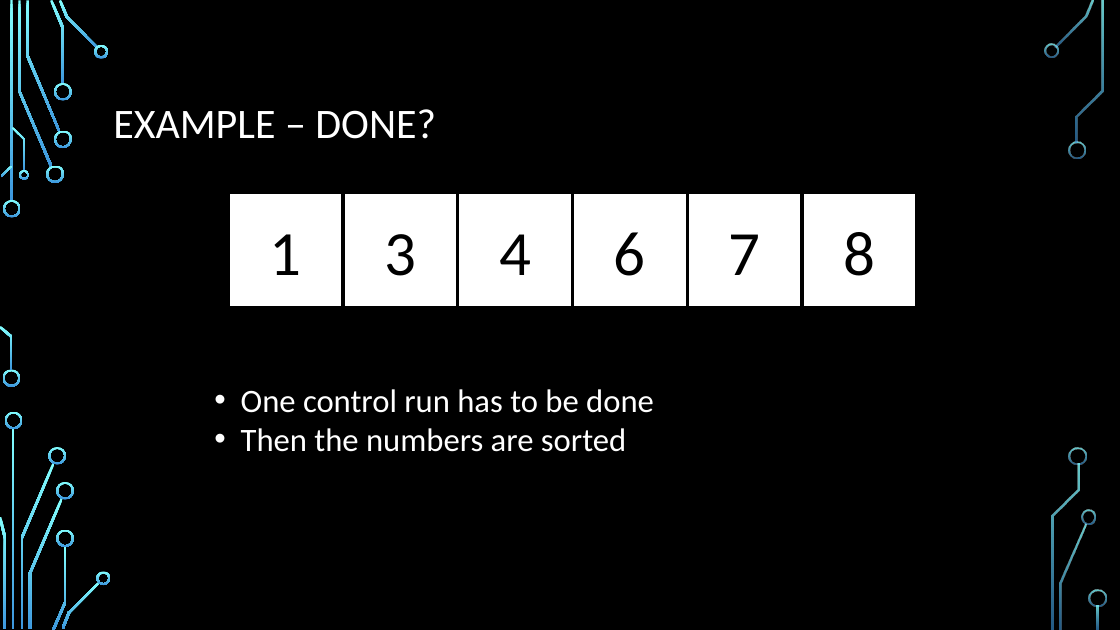
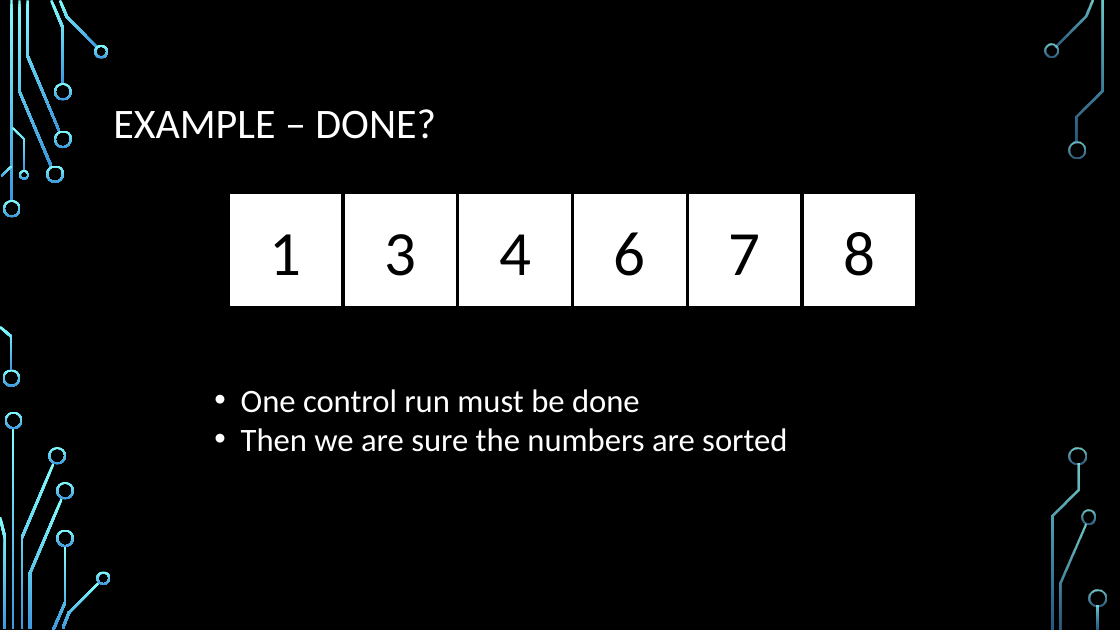
Before and after one commit to Fabianstw/MiniGamesArduino, a slide deck: slide 38 of LearningUnit/Presentation/BubbleSortTheoryWeek1.pptx. Drawn at 1120x630 pixels with LibreOffice and Linux fonts; fonts in the diff are those of the drawing; background and template pictures are left out. Boxes give left, top, right and bottom in pixels: in the first picture for what was removed or moved away, otherwise in the second. Text is boxed around its words. In the diff, an @@ line names an element or a change of style, - is before the commit and + after.

Commit message:
Update pptx and pdf with algo learn platform (only example for Bubble sort since week1 topic)

```diff
--- a/LearningUnit/Presentation/BubbleSortTheoryWeek1.pptx
+++ b/LearningUnit/Presentation/BubbleSortTheoryWeek1.pptx
@@ text at [241, 389, 787, 452]: text changed @@
-• One control run has to be done
-• Then the numbers are sorted
+• One control run must be done
+• Then we are sure the numbers are sorted
```
Also in this commit, not shown: 3 other slides changed, 1 slide added, 2 other files.
